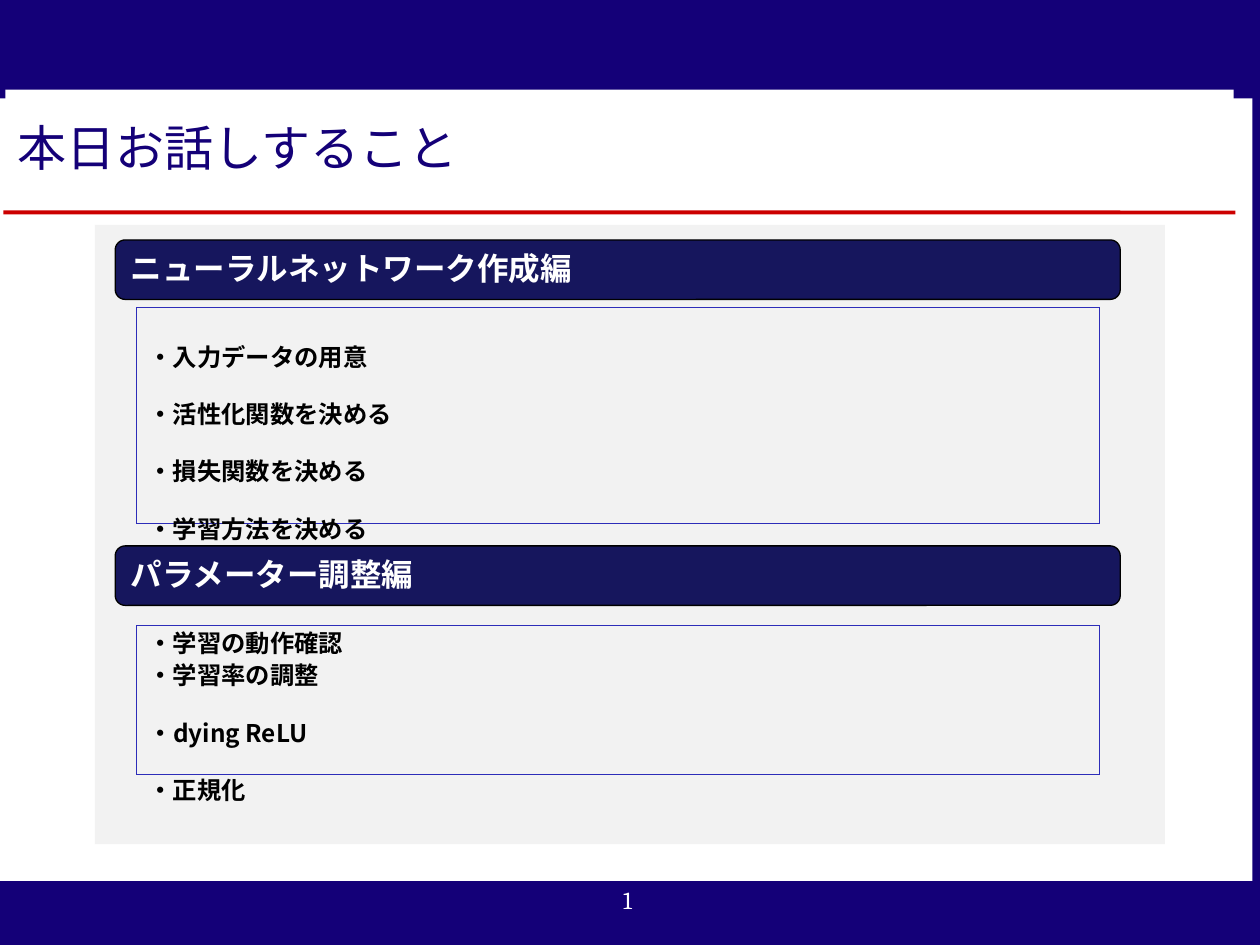
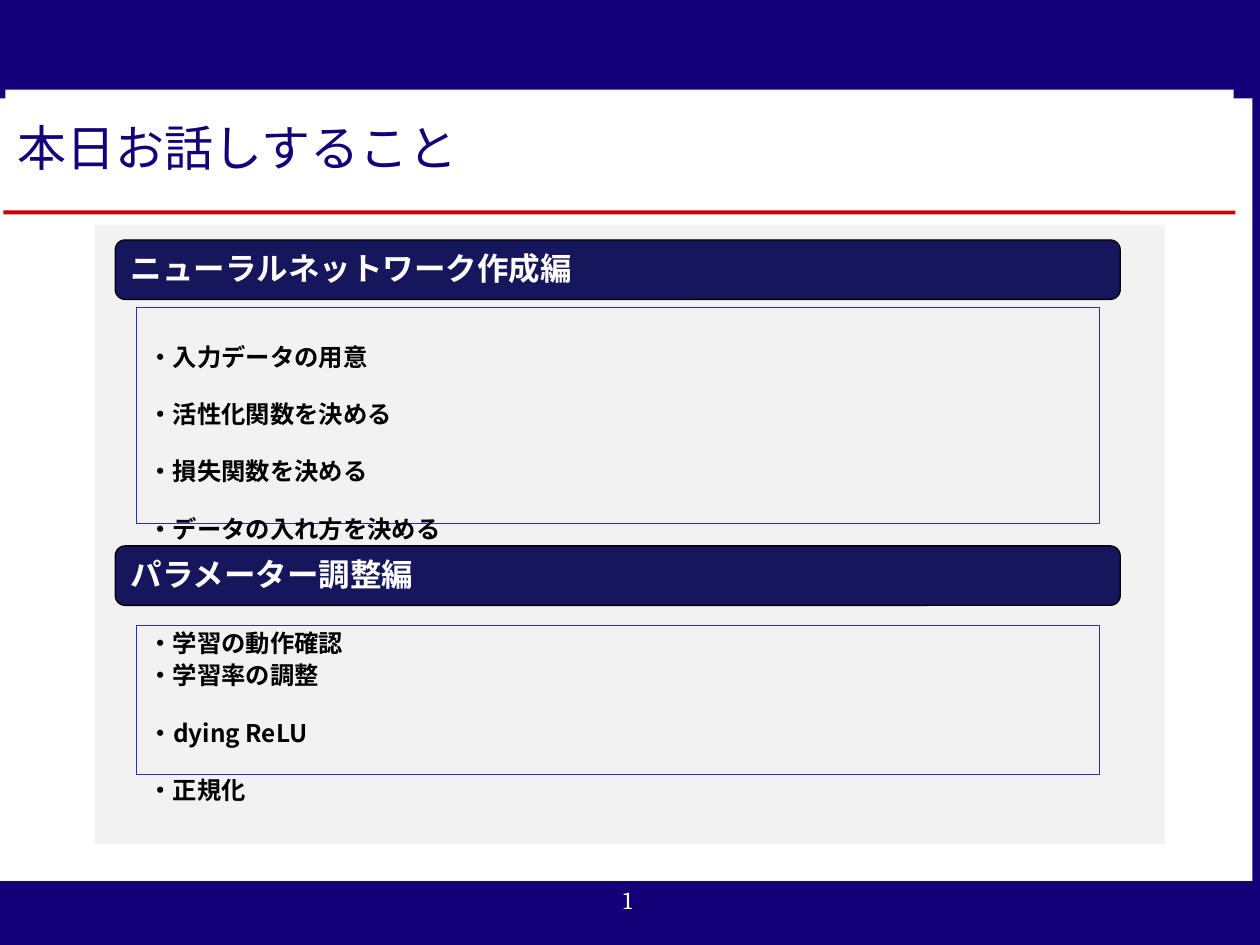
Before and after one commit to reversi-ir/ai-program, a slide deck: slide 1 of reversi-ai/result/オセロAI_技術アカデミー用説明資料.pptx. Drawn at 1260x945 pixels with LibreOffice and Linux fonts; fonts in the diff are those of the drawing; background and template pictures are left out. Boxes give left, top, right and bottom in pixels: in the first picture for what was removed or moved away, otherwise in the second. Text is boxed around its words. In the diff, an @@ line names an element or a change of style, - is before the commit and + after.

```diff
--- a/reversi-ai/result/オセロAI_技術アカデミー用説明資料.pptx
+++ b/reversi-ai/result/オセロAI_技術アカデミー用説明資料.pptx
@@ text in rectangle at [149,517,441,540]: text changed @@
-・学習方法を決める
+・データの入れ方を決める
```
Also in this commit, not shown: 5 other slides changed, 7 slides added, 3 other files.
